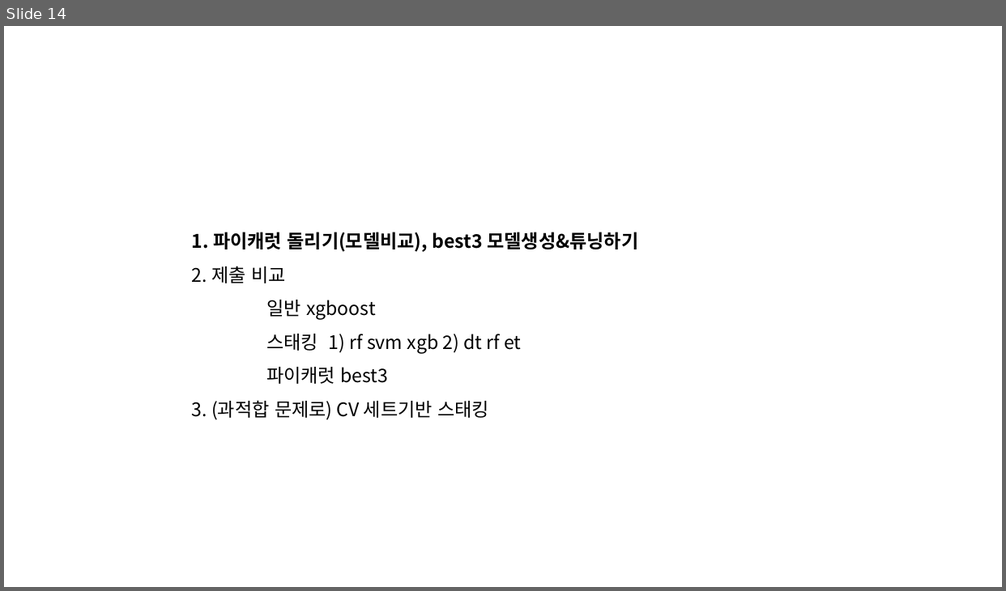
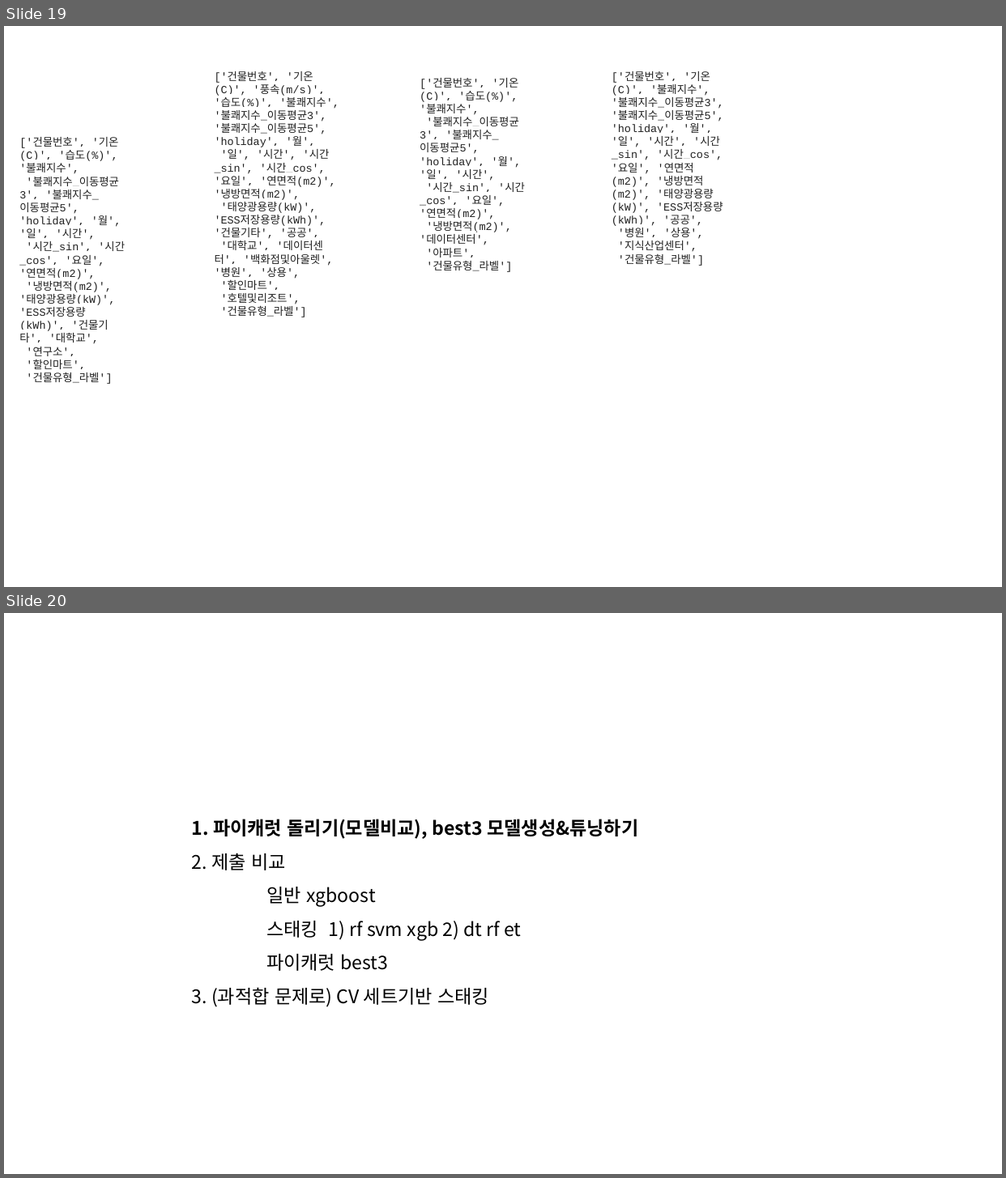
Before and after one commit to 2023dacon/Power-usage-Prediction, a slide deck: 파일/대회.pptx. Shown one above the other, each under a label of ours: slide 14 before the commit, slides 19 and 20 after it. The pictures are 1006x591 and 1006x1178 pixels, drawn with LibreOffice and Linux fonts; fonts in the diff are those of the drawing. Boxes give left, top, right and bottom in pixels: in the first picture for what was removed or moved away, otherwise in the second. Text is boxed around its words. In the diff, an @@ line names an element or a change of style, - is before the commit and + after.

```diff
--- a/파일/대회.pptx
+++ b/파일/대회.pptx
@@ slide 19 added at (4,26,1002,587), background #FFFFFF @@
@@ text added at (215,72,339,318), 10.5 pt, text #212121 @@
+['건물번호', '기온(C)', '풍속(m/s)', '습도(%)', '불쾌지수', '불쾌지수_이동평균3', '불쾌지수_이동평균5', 'holiday', '월', '일', '시간', '시간_sin', '시간_cos', '요일', '연면적(m2)', '냉방면적(m2)', '태양광용량(kW)', 'ESS저장용량(kWh)', '건물기타', '공공', '대학교', '데이터센터', '백화점및아울렛', '병원', '상용', '할인마트', '호텔및리조트', '건물유형_라벨']
@@ text added at (612,72,724,266), 10.5 pt, text #212121 @@
+['건물번호', '기온(C)', '불쾌지수', '불쾌지수_이동평균3', '불쾌지수_이동평균5', 'holiday', '월', '일', '시간', '시간_sin', '시간_cos', '요일', '연면적(m2)', '냉방면적(m2)', '태양광용량(kW)', 'ESS저장용량(kWh)', '공공', '병원', '상용', '지식산업센터', '건물유형_라벨']
@@ text added at (420,79,525,272), 10.5 pt, text #212121 @@
+['건물번호', '기온(C)', '습도(%)', '불쾌지수', '불쾌지수_이동평균3', '불쾌지수_이동평균5', 'holiday', '월', '일', '시간', '시간_sin', '시간_cos', '요일', '연면적(m2)', '냉방면적(m2)', '데이터센터', '아파트', '건물유형_라벨']
@@ text added at (19,138,125,384), 10.5 pt, text #212121 @@
+['건물번호', '기온(C)', '습도(%)', '불쾌지수', '불쾌지수_이동평균3', '불쾌지수_이동평균5', 'holiday', '월', '일', '시간', '시간_sin', '시간_cos', '요일', '연면적(m2)', '냉방면적(m2)', '태양광용량(kW)', 'ESS저장용량(kWh)', '건물기타', '대학교', '연구소', '할인마트', '건물유형_라벨']
@@ what was slide 14 is now slide 20 @@
```
Also in this commit, not shown: 3 slides changed, 6 other slides added, 1 other file.
